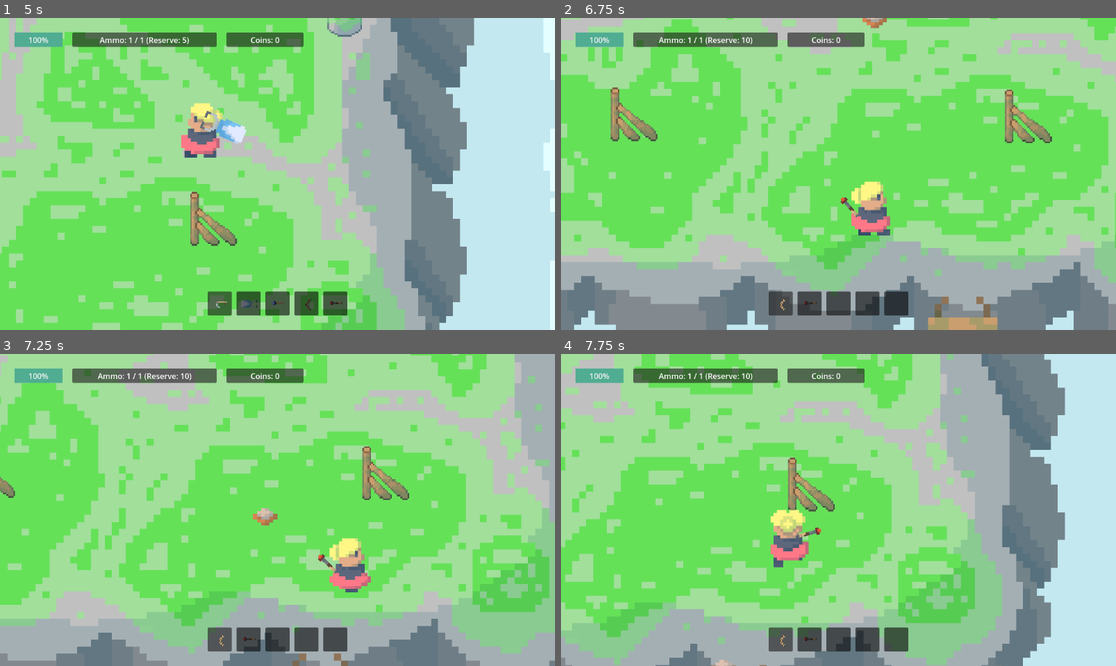
Above: before the commit, frames 1-4 (two rows, left to right).
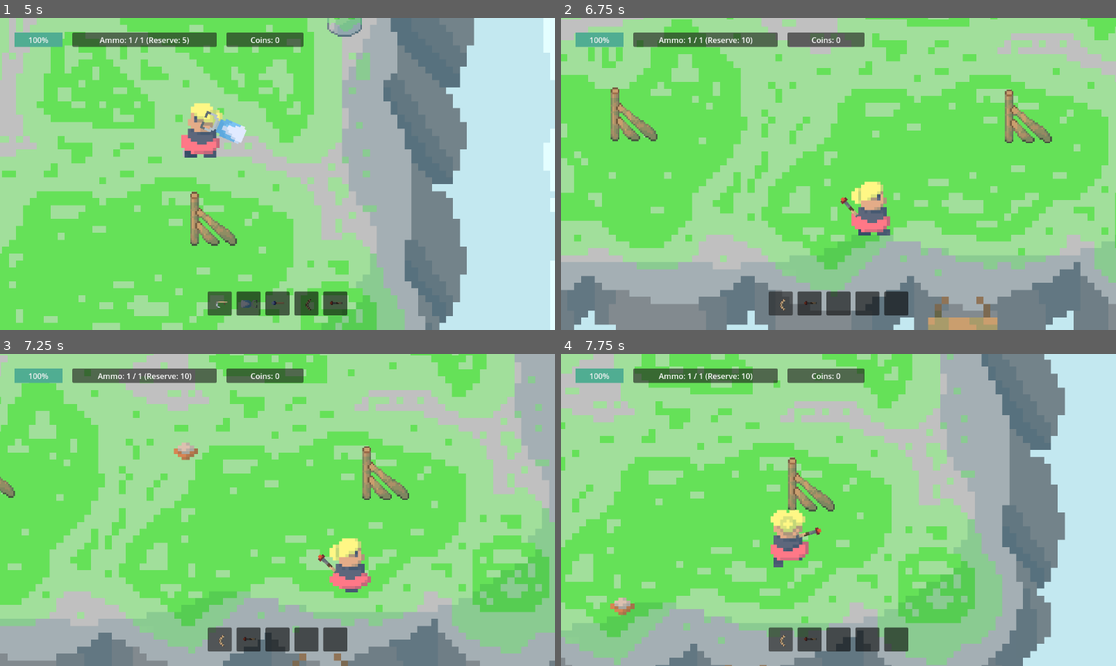
Above: after the commit, the same moments.

Repository: Kryzi/Eksamens-projekt
Game: Godot game, scene res://scenes/main_menu/main_menu.tscn
Two runs of this game, one before a commit and one after it. Both use one fixed random seed, a clock stepped at 60 frames per second and the inputs below. The engine's default icon, where the game draws it, is replaced by a stand-in: a white triangle on a blue panel in a dark square. Sound files missing from this copy of the repository are replaced by a short silence.
Inputs (mouse positions are in pixels of both pictures, inside the frame that each line leads up to):
- Up to frame 1 (5 s): click "START" at 0.5 s; move the mouse to (399, 158) at 1.27 s; hold D (Right) 1.28-2.03 s; tap 0 (0) at 1.35, 2.3, 2.85, 3.8 s; tap X (x) at 1.55, 2.1, 3.05, 4.55 s; move the mouse to (166, 189) at 2.02 s; hold S (Down) 2.03-2.78 s; move the mouse to (333, 105) at 2.77 s; hold D (Right) 2.78-3.53 s; move the mouse to (249, 236) at 3.52 s; hold W (Up) 3.53-4.28 s; tap Shift (Dash) at 3.6 s; move the mouse to (444, 220) at 4.27 s; press the mouse at (444, 220) at 4.28 s; hold A (Left) from 4.28 s (still down)
- Up to frame 2 (6.75 s): move the mouse to (672, 127) at 5.02 s; release the mouse at (672, 127) at 5.03 s; tap X (x) at 5.1, 6.05, 6.6 s; tap 0 (0) at 5.3, 5.85 s; move the mouse to (866, 174) at 5.77 s; release A (Left) at 5.78 s; hold S (Down) 5.78-6.53 s; move the mouse to (755, 96) at 6.52 s; hold D (Right) from 6.53 s (still down)
- Up to frame 3 (7.25 s): keep holding D (Right); tap 0 (0) at 6.8 s
- Up to frame 4 (7.75 s): move the mouse to (960, 494) at 7.27 s; release D (Right) at 7.28 s; hold W (Up) from 7.28 s (still down); tap 0 (0) at 7.35 s; tap X (x) at 7.55 s

Frame 1 is identical in both runs. In frame 2, 0.1% of the frame differs, in the area x 54-59%, y 0-4%; in frame 3, 0.3%, in the area x 31-51%, y 28-56%; in frame 4, 0.2%.

Commit message:
Lyd

Diff:
--- a/scenes/collectables/item.tscn
+++ b/scenes/collectables/item.tscn
@@ -36,5 +36,6 @@
 [node name="ItemSound" type="AudioStreamPlayer" parent="."]
 stream = ExtResource("4_csapi")
 volume_db = -15.0
+bus = &"Sfx"
 
 [connection signal="body_entered" from="ItemArea" to="." method="_on_item_area_body_entered"]
--- a/scenes/enemies/enemy_1.tscn
+++ b/scenes/enemies/enemy_1.tscn
@@ -167,6 +167,7 @@
 autostart = true
 
 [node name="attack_Timer" type="Timer" parent="."]
+wait_time = 1.75
 autostart = true
 
 [node name="ShootingPoint" type="Marker2D" parent="."]
@@ -180,6 +181,7 @@
 [node name="Enemy1Sound" type="AudioStreamPlayer" parent="."]
 stream = ExtResource("16_vjwes")
 volume_db = -5.0
+bus = &"Sfx"
 
 [connection signal="timeout" from="move_Timer" to="." method="_on_move_timer_timeout"]
 [connection signal="timeout" from="attack_Timer" to="." method="_on_attack_timer_timeout"]
--- a/scenes/enemies/enemy_2.tscn
+++ b/scenes/enemies/enemy_2.tscn
@@ -103,6 +103,7 @@
 stream = ExtResource("11_gfmy7")
 volume_db = -5.0
 pitch_scale = 0.85
+bus = &"Sfx"
 
 [connection signal="timeout" from="move_Timer" to="." method="_on_move_timer_timeout"]
 [connection signal="body_entered" from="View" to="." method="_on_view_body_entered"]
--- a/scenes/enemies/enemy_3.tscn
+++ b/scenes/enemies/enemy_3.tscn
@@ -81,6 +81,7 @@
 [node name="Enemy3Sound" type="AudioStreamPlayer" parent="."]
 stream = ExtResource("9_7rw2h")
 volume_db = -5.0
+bus = &"Sfx"
 
 [connection signal="timeout" from="attack_Timer" to="." method="_on_attack_timer_timeout"]
 [connection signal="body_entered" from="View" to="." method="_on_view_body_entered"]
--- a/scenes/enemies/gigaged.tscn
+++ b/scenes/enemies/gigaged.tscn
@@ -411,7 +411,9 @@
 [node name="GedeStompSound" type="AudioStreamPlayer" parent="."]
 stream = ExtResource("54_a58hd")
 volume_db = -5.0
+bus = &"Sfx"
 
 [node name="GedeFartSound" type="AudioStreamPlayer" parent="."]
 stream = ExtResource("55_uuvj5")
 volume_db = -5.0
+bus = &"Sfx"
--- a/scenes/main/player.tscn
+++ b/scenes/main/player.tscn
@@ -33,6 +33,7 @@
 [ext_resource type="PackedScene" uid="uid://d33m2ojb6s3r5" path="res://scenes/weapons/le/le.tscn" id="26_5rb1q"]
 [ext_resource type="PackedScene" uid="uid://c8qnpo7dkw86m" path="res://scenes/weapons/ice_cannon/ice_cannon.tscn" id="26_klgc6"]
 [ext_resource type="AudioStream" uid="uid://bpicuej6pb1f2" path="res://sounds/GedSlapSound.mp3" id="27_1juf4"]
+[ext_resource type="PackedScene" uid="uid://cramhe6rm2cu1" path="res://scenes/weapons/basic_bow/basic_arrow_projectile.tscn" id="27_dect3"]
 [ext_resource type="AudioStream" uid="uid://bdr76qsc0x73l" path="res://sounds/HitSound.mp3" id="28_dg55l"]
 
 [sub_resource type="SpriteFrames" id="SpriteFrames_a5exy"]
@@ -221,13 +222,14 @@
 [node name="BasicKnife" parent="Weapon" instance=ExtResource("20_y8slu")]
 
 [node name="rockguitar" parent="Weapon" instance=ExtResource("26_3td7x")]
-metadata/IconId = "RockGuitar"
+Bullet = ExtResource("27_dect3")
 
 [node name="Le" parent="Weapon" instance=ExtResource("26_5rb1q")]
 
 [node name="IsKanon" parent="Weapon" instance=ExtResource("26_klgc6")]
 
 [node name="Water Staff" parent="Weapon" instance=ExtResource("21_ufdrw")]
+maxAmmo = 300
 
 [node name="Boomerang (weapon)" parent="Weapon" instance=ExtResource("23_unme0")]
 
@@ -253,10 +255,12 @@
 stream = ExtResource("28_dg55l")
 volume_db = -5.0
 pitch_scale = 2.0
+bus = &"Sfx"
 
 [node name="GedSlapSound" type="AudioStreamPlayer" parent="."]
 stream = ExtResource("27_1juf4")
 volume_db = -3.0
+bus = &"Sfx"
 
 [connection signal="body_entered" from="Damage" to="." method="_on_damage_body_entered"]
 [connection signal="timeout" from="Dashing" to="." method="_on_dashing_timeout"]
--- a/scenes/weapons/basic_bow/basic_bow.tscn
+++ b/scenes/weapons/basic_bow/basic_bow.tscn
@@ -57,3 +57,4 @@
 [node name="BowSound" type="AudioStreamPlayer" parent="."]
 stream = ExtResource("7_obsl7")
 volume_db = 4.0
+bus = &"Sfx"
--- a/scenes/weapons/basic_knife/basic_knife.tscn
+++ b/scenes/weapons/basic_knife/basic_knife.tscn
@@ -65,5 +65,6 @@
 [node name="Sound" type="AudioStreamPlayer" parent="."]
 stream = ExtResource("7_yyg57")
 volume_db = -15.0
+bus = &"Sfx"
 
 [connection signal="body_entered" from="Hurtbox" to="." method="_on_hurtbox_body_entered"]
--- a/scenes/weapons/boomerang/boomerang_weapon.tscn
+++ b/scenes/weapons/boomerang/boomerang_weapon.tscn
@@ -32,3 +32,4 @@
 [node name="BoomerangSound" type="AudioStreamPlayer" parent="."]
 stream = ExtResource("4_ov62h")
 volume_db = -5.0
+bus = &"Sfx"
--- a/scenes/weapons/fire_staff/fire_bullet.tscn
+++ b/scenes/weapons/fire_staff/fire_bullet.tscn
@@ -56,6 +56,7 @@
 [node name="FireSound" type="AudioStreamPlayer" parent="."]
 stream = ExtResource("6_rgalh")
 volume_db = 3.0
+bus = &"Sfx"
 
 [connection signal="body_entered" from="." to="." method="_on_body_entered"]
 [connection signal="timeout" from="DamageMultiplerTimer" to="." method="_on_damage_multipler_timer_timeout"]
--- a/scenes/weapons/fire_staff/fire_staff.tscn
+++ b/scenes/weapons/fire_staff/fire_staff.tscn
@@ -55,3 +55,4 @@
 [node name="ExplosionSound" type="AudioStreamPlayer" parent="."]
 stream = ExtResource("7_viygi")
 volume_db = -5.0
+bus = &"Sfx"
--- a/scenes/weapons/giant_hammer/giant_hammer.tscn
+++ b/scenes/weapons/giant_hammer/giant_hammer.tscn
@@ -79,5 +79,6 @@
 [node name="HammerSound" type="AudioStreamPlayer" parent="."]
 stream = ExtResource("10_sa5ot")
 volume_db = -5.0
+bus = &"Sfx"
 
 [connection signal="body_entered" from="Hurtbox" to="." method="_on_hurtbox_body_entered"]
--- a/scenes/weapons/ice_cannon/ice_cannon.tscn
+++ b/scenes/weapons/ice_cannon/ice_cannon.tscn
@@ -63,3 +63,4 @@
 [node name="CanonSound" type="AudioStreamPlayer" parent="."]
 stream = ExtResource("9_7bffl")
 volume_db = -15.0
+bus = &"Sfx"
--- a/scenes/weapons/le/le.tscn
+++ b/scenes/weapons/le/le.tscn
@@ -96,5 +96,6 @@
 [node name="Sound" type="AudioStreamPlayer" parent="."]
 stream = ExtResource("12_vmgek")
 volume_db = -10.0
+bus = &"Sfx"
 
 [connection signal="body_entered" from="Hurtbox" to="." method="_on_hurtbox_body_entered"]
--- a/scenes/weapons/rock_guitar/rockguitar.tscn
+++ b/scenes/weapons/rock_guitar/rockguitar.tscn
@@ -65,3 +65,4 @@
 [node name="GuitarSound" type="AudioStreamPlayer" parent="."]
 stream = ExtResource("8_ofih8")
 volume_db = -20.0
+bus = &"Sfx"
--- a/scenes/weapons/water_staff/water_staff.tscn
+++ b/scenes/weapons/water_staff/water_staff.tscn
@@ -64,3 +64,4 @@
 [node name="WaterSound" type="AudioStreamPlayer" parent="."]
 stream = ExtResource("8_ogcfw")
 volume_db = -5.0
+bus = &"Sfx"
Not shown: 1 places in scenes/main/player.tscn that only renumber resources
Not shown: 1 places in scenes/weapons/rock_guitar/rockguitar.tscn that only renumber resources
